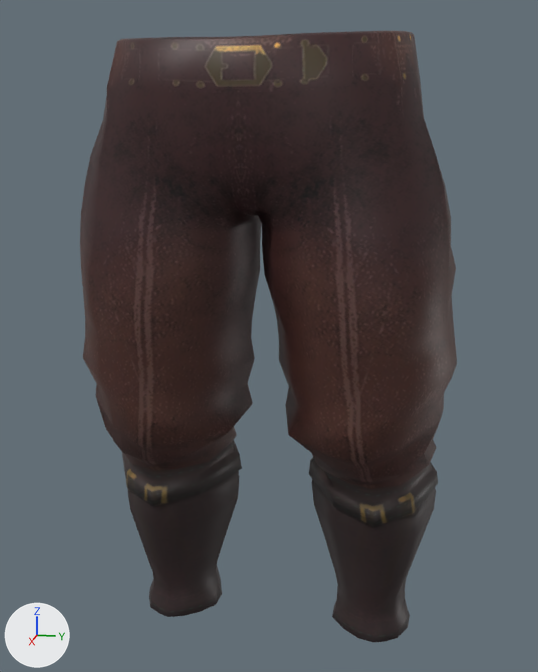
An edit to the FBX model Assets/Meshes/Equip/Leather/LeatherLower/LeatherLower.fbx, drawn before and after from the same camera.
Rendered twice from a camera (50 mm lens) standing at (0.272, 0.056, 0.266) and looking at (-0.008, 0.0, 0.196). The axes (+X, +Y, +Z) are drawn at lower left. The lights are the same throughout. Where no turn or scale is listed for an object, it has been applied to the vertices.

Objects in the first picture: 'AN_PC_Lups_M_RB4003_A00_Lower.001'.
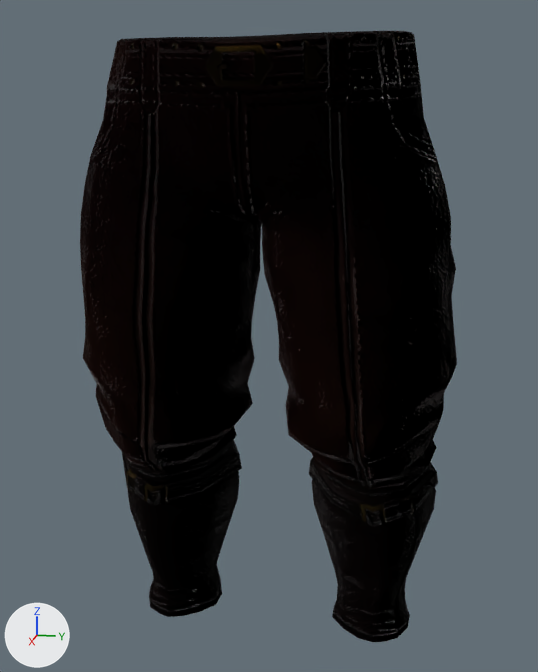
Pixel boxes [x1, y1, x2, y2] of what changed, in the pictures (538 x 672 px):
'AN_PC_Lups_M_RB4003_A00_Lower.001', surface changed
    both: [80, 31, 457, 642]

The change, as a list of edits to the scene's bpy script:
```text
Add img_ch_pc_huma_m_rb4003_a00_lower_n_dds:
    img_ch_pc_huma_m_rb4003_a00_lower_n_dds = load_image('CH_PC_HumA_M_RB4003_A00_Lower_N.dds', 'CH_PC_HumA_M_RB4003_A00_Lower_N.dds', 1024, 1024, 'Non-Color')
Change mat_ch_pc_lups_m_rb4003_a00_lower_mi:
    add n3 = _N.new('ShaderNodeTexImage'); n3.name = 'Image Texture.001'
    add n3.image = img_ch_pc_huma_m_rb4003_a00_lower_n_dds
    add n4 = _N.new('ShaderNodeNormalMap'); n4.name = 'Normal Map'
    where n2 = _N.new('ShaderNodeTexImage'); n2.name = 'Image Texture'
    where n0 = _N.new('ShaderNodeBsdfPrincipled'); n0.name = 'Principled BSDF'
    remove _L.new(n2.outputs[1], n0.inputs[4])  # 'Alpha' to 'Alpha'
    add _L.new(n3.outputs[0], n4.inputs[1])  # 'Color' to 'Color'
    add _L.new(n4.outputs[0], n0.inputs[5])  # 'Normal' to 'Normal'
```
